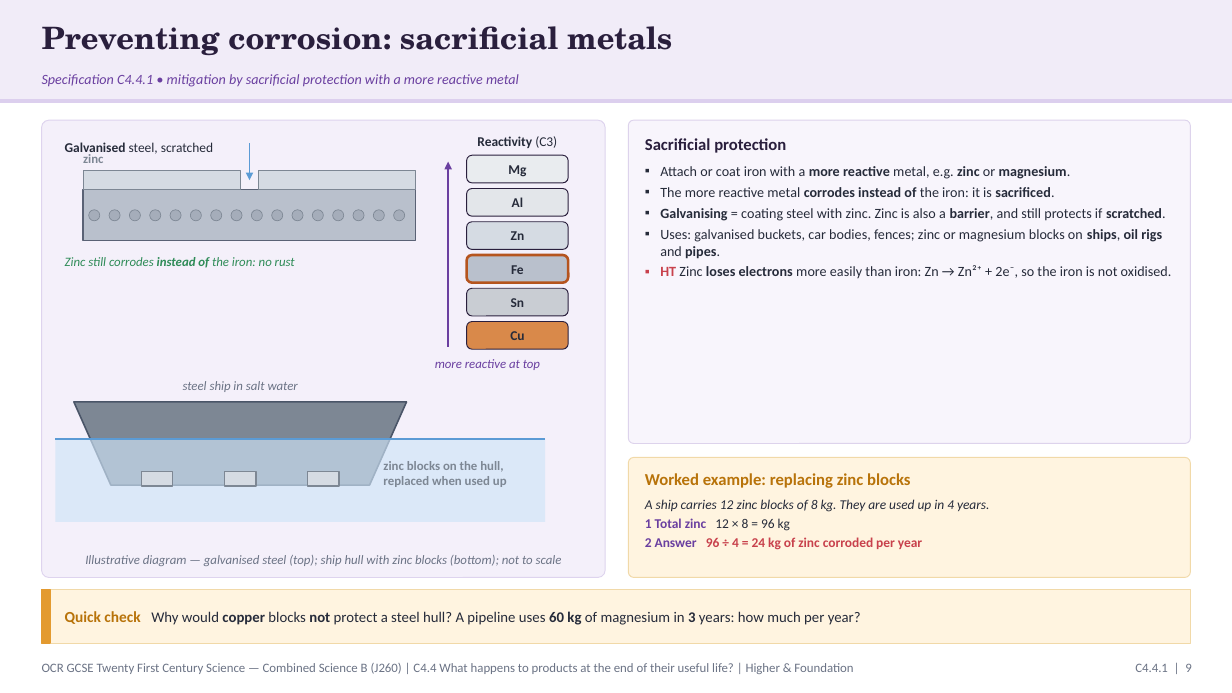
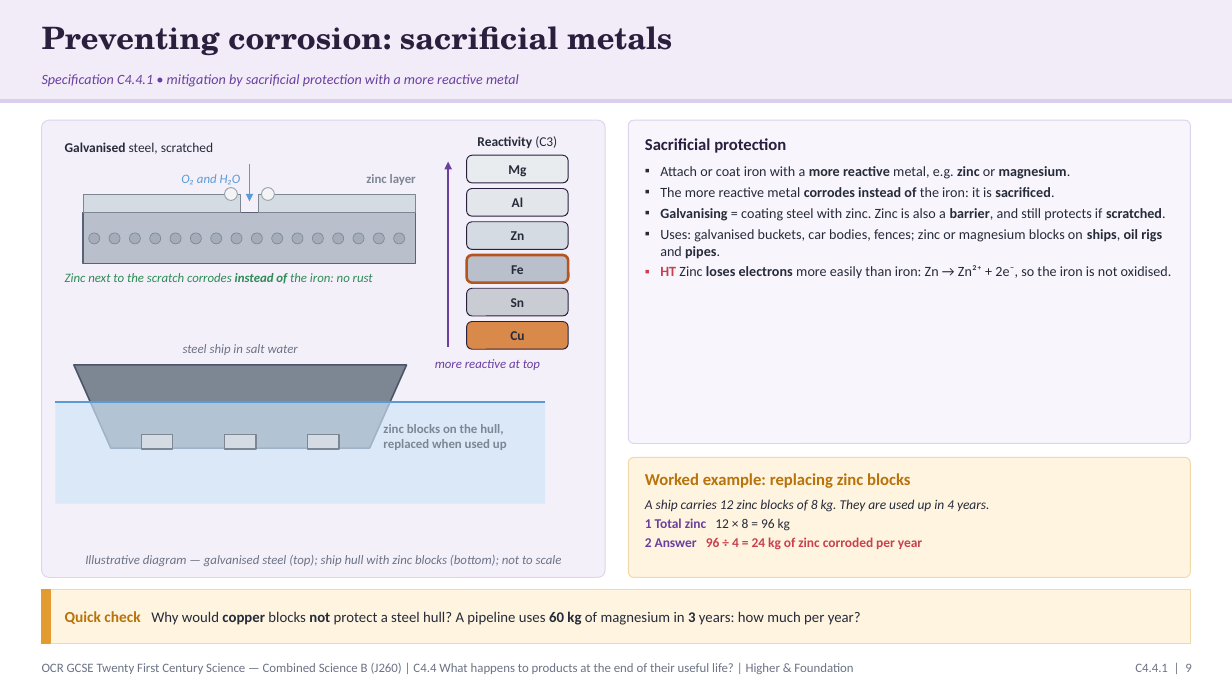
Before and after one commit to pstephenphilip-ship-it/Piri-MBBS, a slide deck: slide 9 of gcse-slides/ocr-chemistry/OCR21C_C4.4_EndOfLife_Combined.pptx. Drawn at 1232x693 pixels with LibreOffice and Linux fonts; fonts in the diff are those of the drawing. Boxes give left, top, right and bottom in pixels: in the first picture for what was removed or moved away, otherwise in the second. Text is boxed around its words. In the diff, an @@ line names an element or a change of style, - is before the commit and + after.

```diff
--- a/gcse-slides/ocr-chemistry/OCR21C_C4.4_EndOfLife_Combined.pptx
+++ b/gcse-slides/ocr-chemistry/OCR21C_C4.4_EndOfLife_Combined.pptx
@@ text added at (181,174,241,185), 10 pt, text #5B9BD5, italic @@
+O₂ and H₂O
@@ arrow moved from (250, 143) - (250, 180) to (250, 165) - (250, 201) @@
@@ text at (366,174,416,185): text changed @@
-zinc
+zinc layer
@@ ellipse added at (225,188,238,201), fill #F4F4F4, outline #9AA3B0 0.75 pt @@
@@ 16 ellipses, 3 rectangles: place and size @@
-16 ellipses, 3 rectangles at (83,171,416,240)
+16 ellipses, 3 rectangles at (83,194,416,263)
@@ ellipse added at (262,188,274,201), fill #F4F4F4, outline #9AA3B0 0.75 pt @@
@@ text at (65,273,373,284): text changed @@
-Zinc still corrodes instead of the iron: no rust
+Zinc next to the scratch corrodes instead of the iron: no rust
@@ text "Zinc next to the scratch ..." at (65,273,373,284): vertical alignment middle to top @@
@@ 3 rectangles, 2 texts, 1 freeform shape, 1 line: place and size @@
-3 rectangles, 2 texts, 1 freeform shape, 1 line at (55,381,545,487)
+3 rectangles, 2 texts, 1 freeform shape, 1 line at (55,344,545,450)
@@ rectangle: place and size @@
-rectangle at (55,439,545,522)
+rectangle at (55,402,545,504)
```
Also in this commit, not shown: 9 other slides changed, 4 other files.
